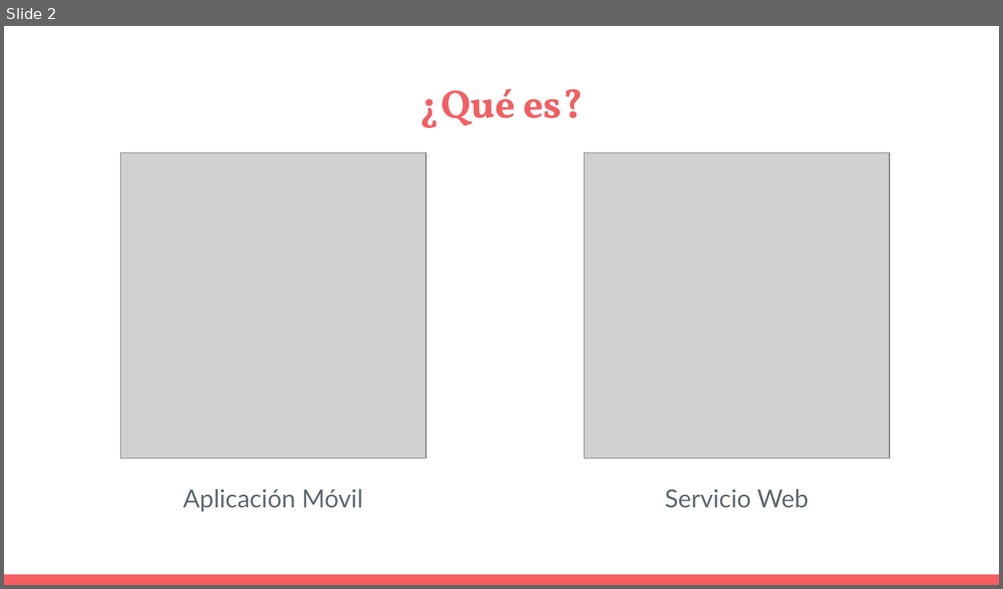
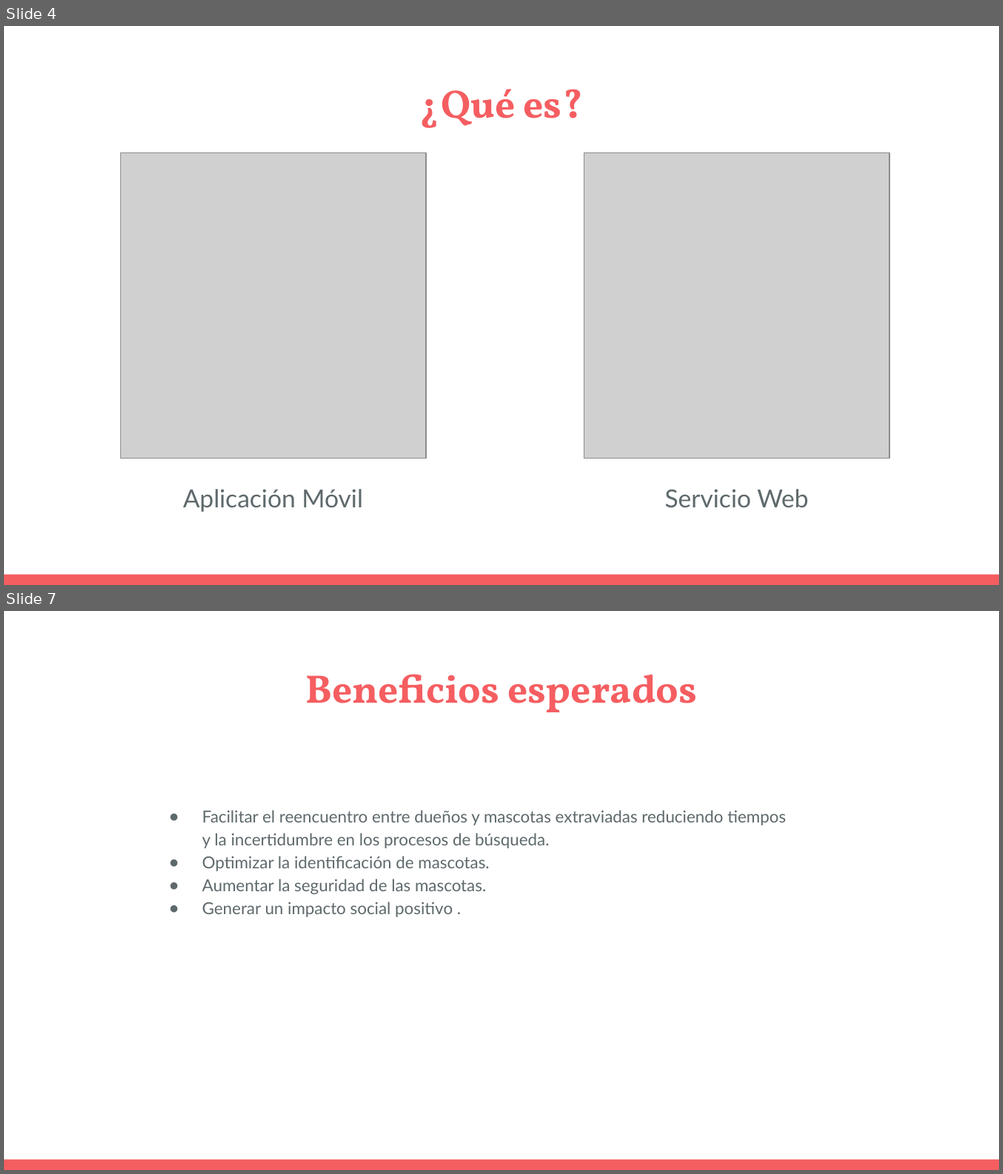
Before and after one commit to feigonzalez/safepet, a slide deck: Fase 1/Evidencias Grupales/Presentacion Proyecto.pptx. Shown one above the other, each under a label of ours: slide 2 before the commit, slides 4 and 7 after it; the slides between them are not shown. The pictures are 1003x589 and 1003x1174 pixels, drawn with LibreOffice and Linux fonts; fonts in the diff are those of the drawing; grey boxes stand for pictures. Boxes give left, top, right and bottom in pixels: in the first picture for what was removed or moved away, otherwise in the second. Text is boxed around its words. In the diff, an @@ line names an element or a change of style, - is before the commit and + after.

```diff
--- a/Fase 1/Evidencias Grupales/Presentacion Proyecto.pptx
+++ b/Fase 1/Evidencias Grupales/Presentacion Proyecto.pptx
@@ slide 7 added at <box>4,611,999,1170</box>, background #FFFFFF; not listed: 1 template element that a slide beside it also shows @@
@@ title added at <box>305,674,697,712</box>, 28.8 pt, text #F55E61, bold @@
+Beneficios esperados
@@ text added at <box>202,810,785,917</box>, 12 pt, text #5E696C @@
+● Facilitar el reencuentro entre dueños y mascotas extraviadas reduciendo tiempos y la incertidumbre en los procesos de búsqueda.
+● Optimizar la identificación de mascotas.
+● Aumentar la seguridad de las mascotas.
+● Generar un impacto social positivo .
@@ what was slide 2 is now slide 4 @@
```
Also in this commit, not shown: 3 slides changed, 2 other slides added.
